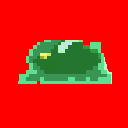
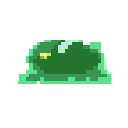
The second 128px x 128px image is a revision of the first. Changes to its layers:
hid "Sfondo" over 0, 0, 128, 128
